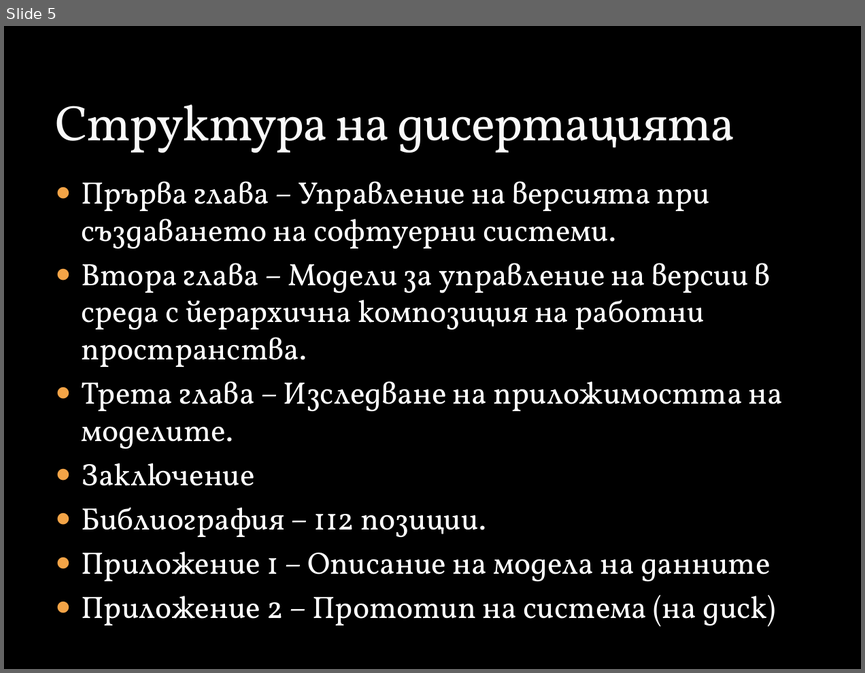
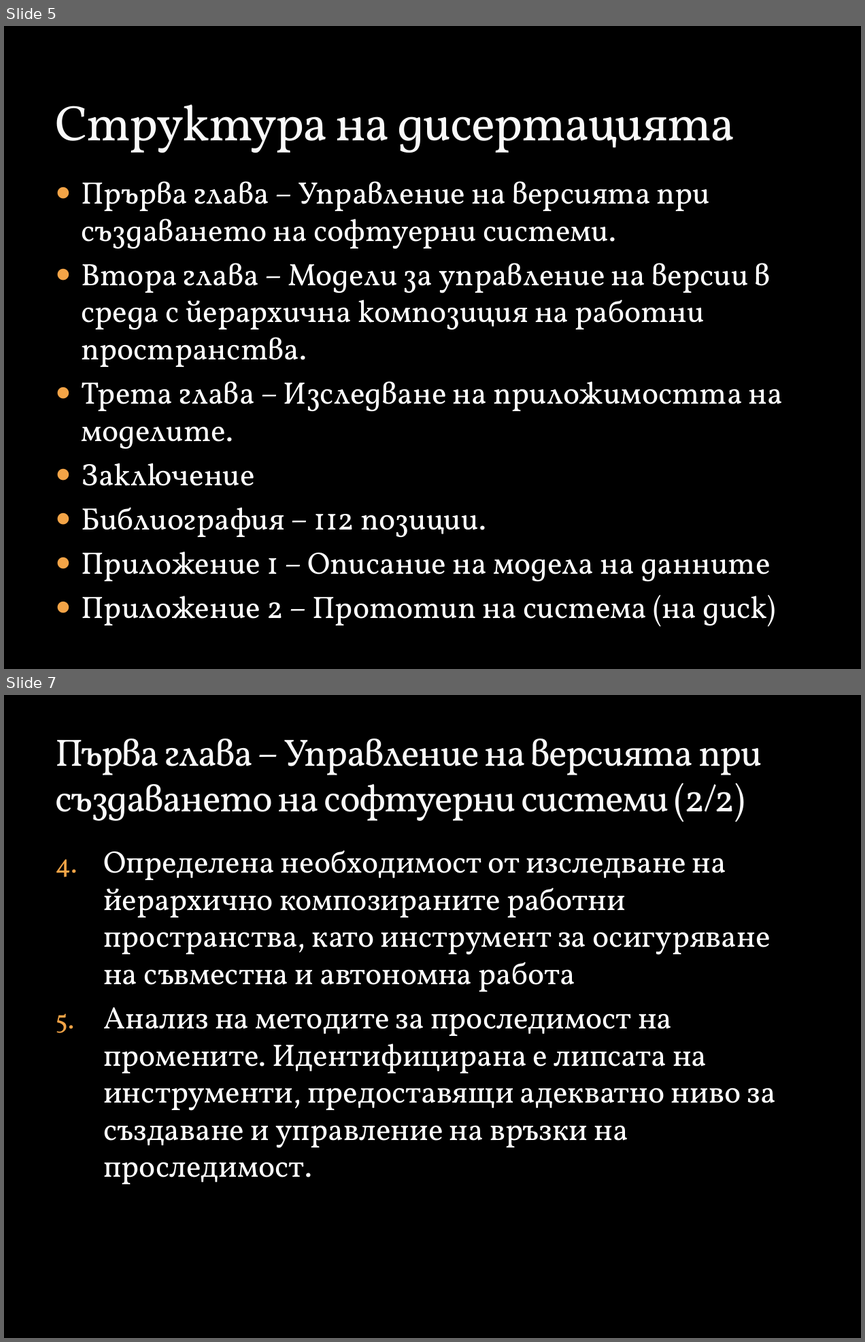
Before and after one commit to vjotov/versia, a slide deck: doc/Presentation.pptx. Shown one above the other, each under a label of ours: slide 5 before the commit, slides 5 and 7 after it; the slides between them are not shown. The pictures are 865x673 and 865x1342 pixels, drawn with LibreOffice and Linux fonts; fonts in the diff are those of the drawing; background and template pictures are left out. Boxes give left, top, right and bottom in pixels: in the first picture for what was removed or moved away, otherwise in the second. Text is boxed around its words. In the diff, an @@ line names an element or a change of style, - is before the commit and + after.

```diff
--- a/doc/Presentation.pptx
+++ b/doc/Presentation.pptx
@@ slide 7 added at box(4, 695, 861, 1338), background picture (left out) @@
@@ title added at box(55, 739, 762, 822), 32 pt, text #F9F9F9 @@
+Първа глава – Управление на версията при създаването на софтуерни системи (2/2)
@@ text added at box(103, 850, 775, 1184), 26 pt, text #FFFFFF @@
+4. Определена необходимост от изследване на йерархично композираните работни пространства, като инструмент за осигуряване на съвместна и автономна работа
+5. Анализ на методите за проследимост на промените. Идентифицирана е липсата на инструменти, предоставящи адекватно ниво за създаване и управление на връзки на проследимост.
```
Also in this commit, not shown: 7 slides changed, 3 other slides added, 2 other files.
